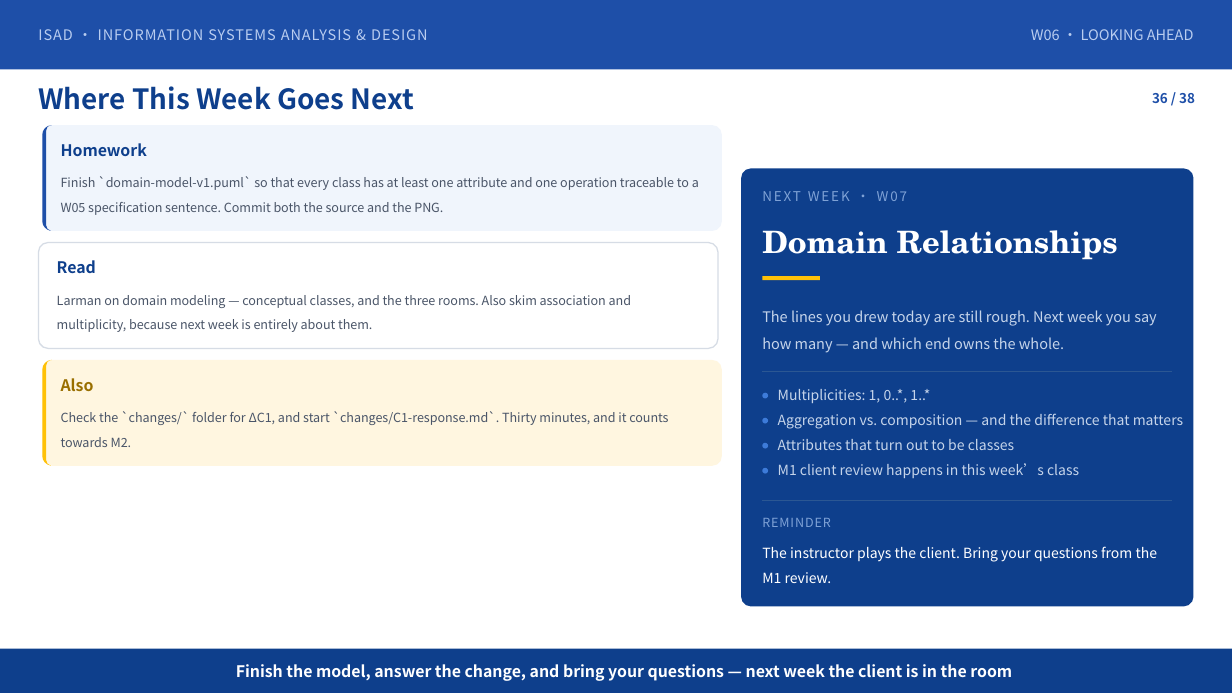
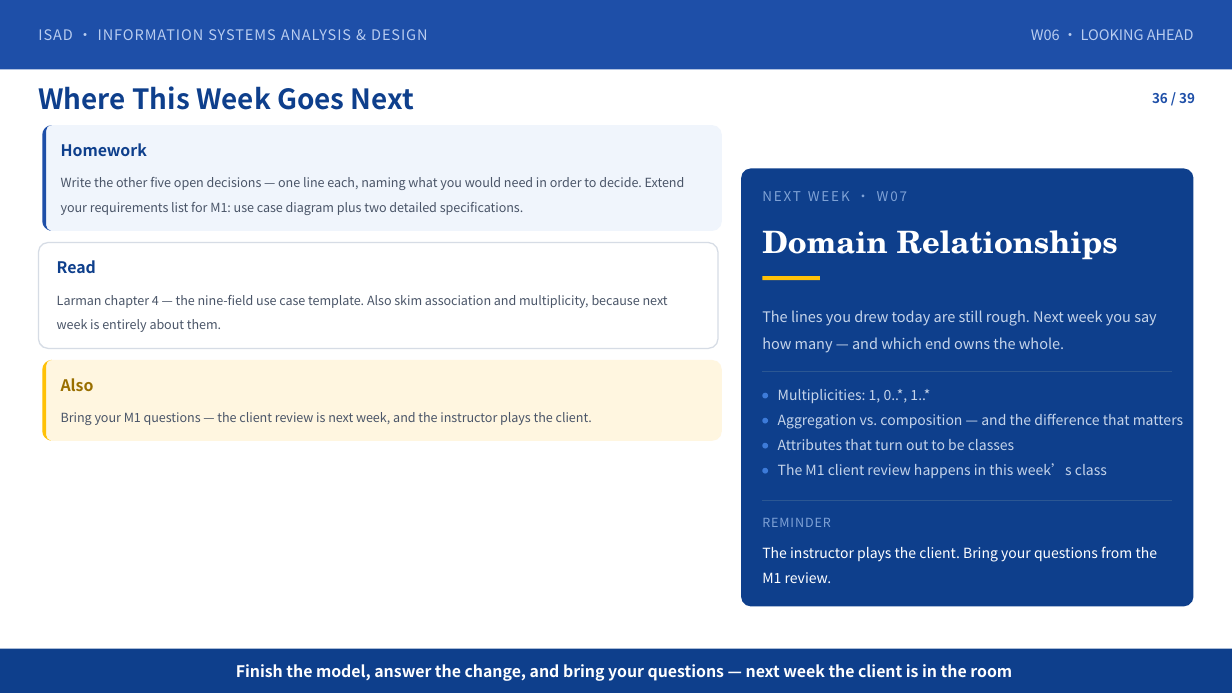
Before and after one commit to klausren/isad-course, a slide deck: slide 36 of 01-slides/W06-Domain-Modeling.pptx. Drawn at 1232x693 pixels with LibreOffice and Linux fonts; fonts in the diff are those of the drawing. Boxes give left, top, right and bottom in pixels: in the first picture for what was removed or moved away, otherwise in the second. Text is boxed around its words. In the diff, an @@ line names an element or a change of style, - is before the commit and + after.

Commit message:
W06 deck: add the closing task list and align it with the team's own topic
The team chose AI Skin Analysis and wrote twelve functional
requirements. The deck's worked examples, the noun-scan exercise and
the new final slide all use their material instead of the old fixed
case, and the Chinese edition is kept in step with the English one.

Slide 39 is the checklist they finish before leaving the room: scan
your own nouns, classify and draw, make one open decision, close out
M0 and tag m0. It carries the tag commands on the slide because this
is the first session where the protocol is actually exercised rather
than described.

Two corrections came with it. The old deck still taught delta-C1,
which was cancelled on 2026-10-15; only delta-C2 and delta-C3 remain,
and slides 34 to 36 now say so. The eight-class floor replaces the
old ten-class target, and slide 26 was rebuilt as a full-width page
showing where their own classes come from, which entities are outside
the boundary, and what the number is for.

Marks are unchanged.

```diff
--- a/01-slides/W06-Domain-Modeling.pptx
+++ b/01-slides/W06-Domain-Modeling.pptx
@@ text at [61,177,685,215]: text changed @@
-Finish `domain-model-v1.puml` so that every class has at least one attribute and one operation traceable to a W05 specification sentence. Commit both the source and the PNG.
+Write the other five open decisions — one line each, naming what you would need in order to decide. Extend your requirements list for M1: use case diagram plus two detailed specifications.
@@ text at [57,295,668,332]: text changed @@
-Larman on domain modeling — conceptual classes, and the three rooms. Also skim association and multiplicity, because next week is entirely about them.
+Larman chapter 4 — the nine-field use case template. Also skim association and multiplicity, because next week is entirely about them.
@@ rounded rectangle: place and size @@
-rounded rectangle at [43,360,722,467]
+rounded rectangle at [43,360,722,442]
@@ rounded rectangle at [43,360,722,442]: proportions changed @@
@@ freeform shape: place and size @@
-freeform shape at [43,360,722,467]
+freeform shape at [43,360,722,442]
@@ text removed at [61,411,668,447] @@
-Check the `changes/` folder for ΔC1, and start `changes/C1-response.md`. Thirty minutes, and it counts towards M2.
@@ text added at [61,412,592,425], 9.8 pt, text #4A5568 @@
+Bring your M1 questions — the client review is next week, and the instructor plays the client.
@@ text at [778,463,1107,478]: text changed @@
-M1 client review happens in this week’s class
+The M1 client review happens in this week’s class
```
Also in this commit, not shown: 28 other slides changed, 2 slides added, 1 slide removed, 1 other file.
